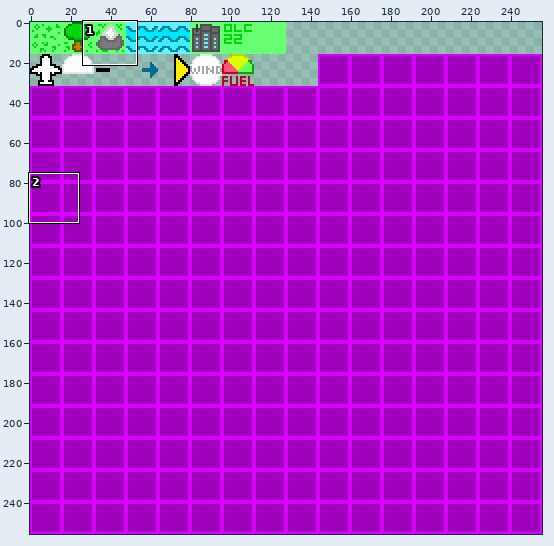
Two versions of one sprite sheet, res/textures/textures.png. The picture above shows the old version from afar; the outline marks the close-up.
Close-up. Before:
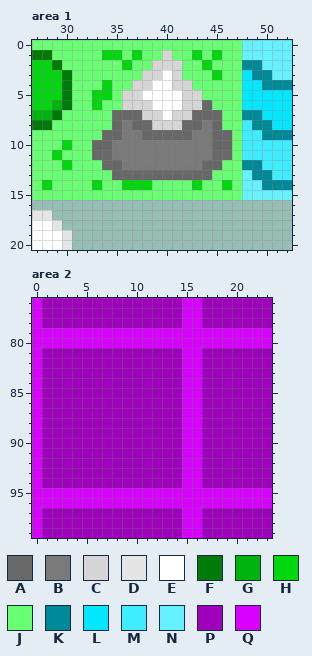
The file is 256x256 pixels. Colours within 5 levels of each other are drawn and written as one. Shown: area 1: x 27..52, y 0..20; area 2: x 0..23, y 76..99. The commit also changed other parts of the picture, which this record leaves out.
Palette (. is transparent): A #686868  B #7a7a7a  C #d6d6d6  D #e5e5e5  E #ffffff  F #007a09  G #00b30d  H #00d70f  J #68ff73  K #008a99  L #00e7ff  M #3eedff  N #65f1ff  P #9f00bc  Q #d800ff
Pixels before, area 1, first column x 27:
 0 JJJJJJJJJJJJJJJJJJJJJNNNNN
 1 FFJJJJJHHJHJJCJJHJHJJNNNNN
 2 HHFJJJJJJHJJCCCJJHJJJKKNNN
 3 HHHFJJJJJJJCCECJJJHJJLKKNN
 4 HHHFJJJHJJCCEECCJJJJJLLKKK
 5 HHHFJJHHJCCEEEECCJJJJLLLLL
 6 HHGFJJHJJCCCEEECCAJJJLLLLL
 7 GGFJJJJJAAACCECCAAAJJKKLLL
 8 FFJJJJJJABAACCCAABAJJMKKLL
 9 JJJJJJJAABBAAAAABBAAJMMKKK
10 JJJHJJAABBBBBBBBBBAAJMMMMM
11 JJHJJJAABBBBBBBBBBAAJMMMMM
12 JJJHJJJAABBBBBBBBAAJJKKMMM
13 JJJJJJJJAAAAAAAAAAJJJNKKMM
14 JHJJJJHJJHHHJJJJHJJHJNNKKK
15 JJJJJJJJJJJJJJJJJJJJJNNNNN
16 ..........................
17 DD........................
18 EED.......................
19 EEED......................
20 EEED......................
Pixels before, area 2, first column x 0:
 76 QPPPPPPPPPPPPPPQQPPPPPPP
 77 QPPPPPPPPPPPPPPQQPPPPPPP
 78 QPPPPPPPPPPPPPPQQPPPPPPP
 79 QQQQQQQQQQQQQQQQQQQQQQQQ
 80 QQQQQQQQQQQQQQQQQQQQQQQQ
 81 QPPPPPPPPPPPPPPQQPPPPPPP
 82 QPPPPPPPPPPPPPPQQPPPPPPP
 83 QPPPPPPPPPPPPPPQQPPPPPPP
 84 QPPPPPPPPPPPPPPQQPPPPPPP
 85 QPPPPPPPPPPPPPPQQPPPPPPP
 86 QPPPPPPPPPPPPPPQQPPPPPPP
 87 QPPPPPPPPPPPPPPQQPPPPPPP
 88 QPPPPPPPPPPPPPPQQPPPPPPP
 89 QPPPPPPPPPPPPPPQQPPPPPPP
 90 QPPPPPPPPPPPPPPQQPPPPPPP
 91 QPPPPPPPPPPPPPPQQPPPPPPP
 92 QPPPPPPPPPPPPPPQQPPPPPPP
 93 QPPPPPPPPPPPPPPQQPPPPPPP
 94 QPPPPPPPPPPPPPPQQPPPPPPP
 95 QQQQQQQQQQQQQQQQQQQQQQQQ
 96 QQQQQQQQQQQQQQQQQQQQQQQQ
 97 QPPPPPPPPPPPPPPQQPPPPPPP
 98 QPPPPPPPPPPPPPPQQPPPPPPP
 99 QPPPPPPPPPPPPPPQQPPPPPPP
Now the later version:
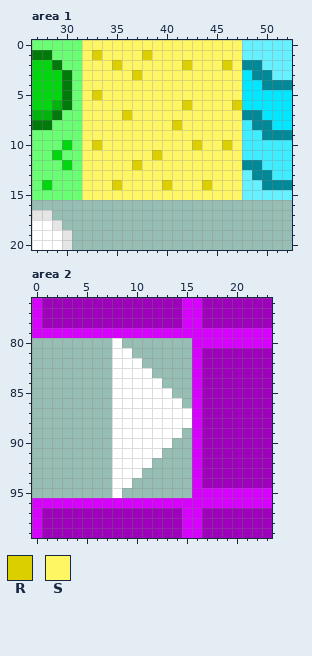
Colours new in this view: R #dbcf00  S #fff663
Diff:
{"where": "area 1"}
{"y":0,"x":32,"old":"JJJJJJJJJJJJJJJJ","new":"SSSSSSSSSSSSSSSS"}
{"y":1,"x":32,"old":"JJHHJHJJCJJHJHJJ","new":"SRSSSSRSSSSSSSSS"}
{"y":2,"x":32,"old":"JJJJHJJCCCJJHJJJ","new":"SSSRSSSSSSRSSSRS"}
{"y":3,"x":32,"old":"JJJJJJCCECJJJHJJ","new":"SSSSSRSSSSSSSSSS"}
{"y":4,"x":32,"old":"JJHJJCCEECCJJJJJ","new":"SSSSSSSSSSSSSSSS"}
{"y":5,"x":32,"old":"JHHJCCEEEECCJJJJ","new":"SRSSSSSSSSSSSSSS"}
{"y":6,"x":32,"old":"JHJJCCCEEECCAJJJ","new":"SSSSSSSSSSRSSSSR"}
{"y":7,"x":32,"old":"JJJAAACCECCAAAJJ","new":"SSSSRSSSSSSSSSSS"}
{"y":8,"x":32,"old":"JJJABAACCCAABAJJ","new":"SSSSSSSSSRSSSSSS"}
{"y":9,"x":32,"old":"JJAABBAAAAABBAAJ","new":"SSSSSSSSSSSSSSSS"}
{"y":10,"x":32,"old":"JAABBBBBBBBBBAAJ","new":"SRSSSSSSSSSRSSRS"}
{"y":11,"x":32,"old":"JAABBBBBBBBBBAAJ","new":"SSSSSSSRSSSSSSSS"}
{"y":12,"x":32,"old":"JJAABBBBBBBBAAJJ","new":"SSSSSRSSSSSSSSSS"}
{"y":13,"x":32,"old":"JJJAAAAAAAAAAJJJ","new":"SSSSSSSSSSSSSSSS"}
{"y":14,"x":32,"old":"JHJJHHHJJJJHJJHJ","new":"SSSRSSSSRSSSRSSS"}
{"y":15,"x":32,"old":"JJJJJJJJJJJJJJJJ","new":"SSSSSSSSSSSSSSSS"}
{"where": "area 2"}
{"y":80,"x":0,"old":"QQQQQQQQQQQQQQQQ","new":"........E......."}
{"y":81,"x":0,"old":"QPPPPPPPPPPPPPPQ","new":"........EE......"}
{"y":82,"x":0,"old":"QPPPPPPPPPPPPPPQ","new":"........EEE....."}
{"y":83,"x":0,"old":"QPPPPPPPPPPPPPPQ","new":"........EEEE...."}
{"y":84,"x":0,"old":"QPPPPPPPPPPPPPPQ","new":"........EEEEE..."}
{"y":85,"x":0,"old":"QPPPPPPPPPPPPPPQ","new":"........EEEEEE.."}
{"y":86,"x":0,"old":"QPPPPPPPPPPPPPPQ","new":"........EEEEEEE."}
{"y":87,"x":0,"old":"QPPPPPPPPPPPPPPQ","new":"........EEEEEEEE"}
{"y":88,"x":0,"old":"QPPPPPPPPPPPPPPQ","new":"........EEEEEEEE"}
{"y":89,"x":0,"old":"QPPPPPPPPPPPPPPQ","new":"........EEEEEEE."}
{"y":90,"x":0,"old":"QPPPPPPPPPPPPPPQ","new":"........EEEEEE.."}
{"y":91,"x":0,"old":"QPPPPPPPPPPPPPPQ","new":"........EEEEE..."}
{"y":92,"x":0,"old":"QPPPPPPPPPPPPPPQ","new":"........EEEE...."}
{"y":93,"x":0,"old":"QPPPPPPPPPPPPPPQ","new":"........EEE....."}
{"y":94,"x":0,"old":"QPPPPPPPPPPPPPPQ","new":"........EE......"}
{"y":95,"x":0,"old":"QQQQQQQQQQQQQQQQ","new":"........E......."}
{"label":"changed","picture_box":[82,40,242,200]}
{"label":"changed","picture_box":[32,338,192,498]}
